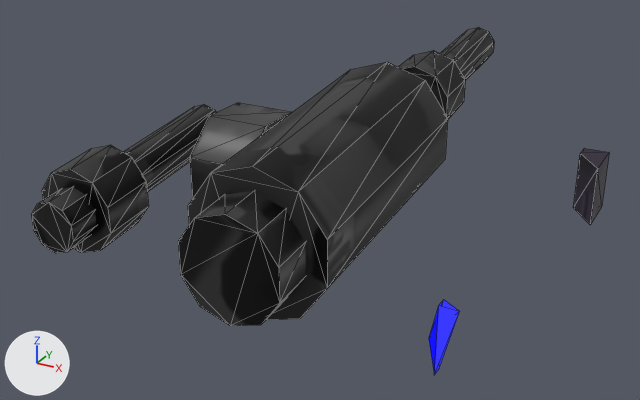
An edit to the glTF model public/models/enemies/newshb-39.glb, drawn before and after from the same camera.
Both versions are drawn from a 50 mm camera at (1.74, -3.2, 1.87) aimed at (0.06, -0.13, 0.34). The lights are fixed; the arrows at lower left show +X, +Y and +Z. The first picture is the older version. Mesh edges are drawn as thin lines. Vertices at exactly the same position are counted once.

Objects in the first picture: 'newshb-39'.
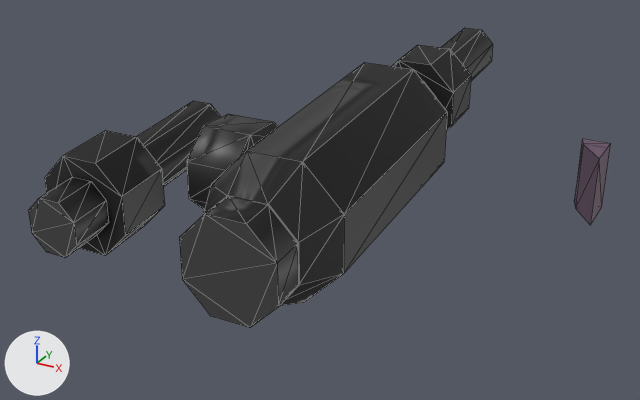
Where the change shows, as pixel boxes [x1, y1, x2, y2] in the pictures (640 x 400 px; the box of a moved part takes in the faces that stretch with it):
'newshb-39', reshaped (14% shorter): before [32, 27, 609, 375]; after [28, 28, 611, 328]
part 1 of me_newshb_39, added: after [187, 114, 278, 209]
part 2 of me_newshb_39, rebuilt (12% wider, 16% taller): before [42, 145, 149, 253]; after [45, 130, 165, 255]
part 3 of me_newshb_39, rebuilt (19% wider, 23% taller): before [399, 50, 465, 119]; after [392, 45, 471, 130]
part 4 of me_newshb_39, rebuilt (23% wider, 22% taller): before [32, 187, 97, 253]; after [28, 177, 108, 258]
part 5 of me_newshb_39, rebuilt (9% narrower): before [123, 104, 216, 192]; after [136, 101, 221, 187]
part 6 of me_newshb_39, rebuilt (6% narrower): before [188, 62, 448, 320]; after [203, 63, 447, 306]
part 7 of me_newshb_39, rebuilt: before [440, 27, 494, 81]; after [441, 28, 493, 81]
part 8 of me_newshb_39, rebuilt (7% narrower): before [178, 191, 306, 326]; after [179, 196, 298, 328]
part 9 of me_newshb_39, deleted: before [190, 102, 292, 199]
part 10 of me_newshb_39, deleted (blue): before [429, 300, 460, 375]
part 11 of me_newshb_39, moved or reshaped: before [573, 148, 609, 225]; after [574, 138, 611, 225]

The change, as a list of edits to the scene's bpy script:
```text
Add mat_pal_89_nshb115:
    mat_pal_89_nshb115 = bpy.data.materials.new('pal_89_nshb115')
    # colours: greyish purple #715971
    # uses the picture img_newshb_39_detail
    # uses the picture img_newshb_39_normal
Change me_newshb_39:
    used by ob_newshb_39; location = (0.0, 0.0, 0.0)
    remove me_newshb_39.from_pydata(...)  # 191 vertices, 338 faces; spans x -0.62..1.0, y -1.17..1.17, z 0.0..0.94
    remove me_newshb_39.materials.append(mat_pal_84_nshb115)
    add me_newshb_39.from_pydata(...)  # 160 vertices, 292 faces; spans x -0.64..1.0, y -1.17..1.17, z 0.0..0.93
    me_newshb_39 part 1: a new loose piece, an 8-sided cylinder along x spanning x -0.18..0.03, y -0.74..-0.34, z 0.42..0.78, in mat_pal_5_nshb115
    me_newshb_39 part 2: the loose piece of 20 vertices spanning x -0.62..-0.3, y -1.05..-0.83, z 0.37..0.72 is rebuilt with 16 vertices and now spans x -0.64..-0.27, y -1.0..-0.77, z 0.35..0.75
    me_newshb_39 part 3: the loose piece of 20 vertices spanning x 0.13..0.45, y 0.29..0.5, z 0.53..0.88 is rebuilt with 16 vertices and now spans x 0.11..0.48, y 0.28..0.5, z 0.51..0.9
    me_newshb_39 part 4: the loose piece of 20 vertices spanning x -0.55..-0.36, y -1.17..-1.04, z 0.42..0.63 is rebuilt with 16 vertices and now spans x -0.57..-0.35, y -1.17..-1.0, z 0.41..0.65, in mat_pal_7_nshb115
    me_newshb_39 part 5: the loose piece of 20 vertices spanning x -0.55..-0.37, y -0.84..-0.23, z 0.46..0.72 is rebuilt with 16 vertices and now spans x -0.57..-0.35, y -0.77..-0.25, z 0.46..0.73, in mat_pal_7_nshb115
    me_newshb_39 part 6: the loose piece of 20 vertices spanning x 0.02..0.56, y -1.0..0.0, z 0.27..0.94 is rebuilt with 24 vertices and now spans x 0.03..0.55, y -1.04..0.02, z 0.31..0.93
    me_newshb_39 part 7: the loose piece of 20 vertices spanning x 0.2..0.38, y 0.5..1.1, z 0.62..0.87 is rebuilt with 16 vertices and now spans x 0.18..0.4, y 0.5..1.02, z 0.61..0.88, in mat_pal_7_nshb115
    me_newshb_39 part 8: the loose piece of 20 vertices spanning x 0.1..0.48, y -1.17..-1.0, z 0.34..0.76 is rebuilt with 16 vertices and now spans x 0.11..0.48, y -1.17..-1.04, z 0.35..0.74, in mat_pal_7_nshb115
    me_newshb_39 part 9: the loose piece of 16 vertices spanning x -0.17..0.08, y -0.73..-0.27, z 0.4..0.82 is deleted
    me_newshb_39 part 10: the loose piece of 7 vertices spanning x 0.98..1.0, y -1.17..-0.98, z 0.38..0.62 is deleted
    me_newshb_39 part 11
    5 vertices are removed from x 0.88..1.0, y 0.92..1.17, z 0.0..0.3
    11 faces are deleted
    1 vertex moves within x 0.88, y 1.08, z 0.0
    5 vertices are added at (1.0, 1.17, 0.35), (0.88, 1.08, 0.35), (1.0, 0.92, 0.35), (0.86, 1.17, 0.35), (0.86, 1.17, 0.0)
    11 new faces join them, mat_pal_89_nshb115
    other edits to the shape of me_newshb_39 do not show in these pictures
    remove me_newshb_39.materials.append(mat_pal_148_nshb115)
    add me_newshb_39.materials.append(mat_pal_89_nshb115)
```
